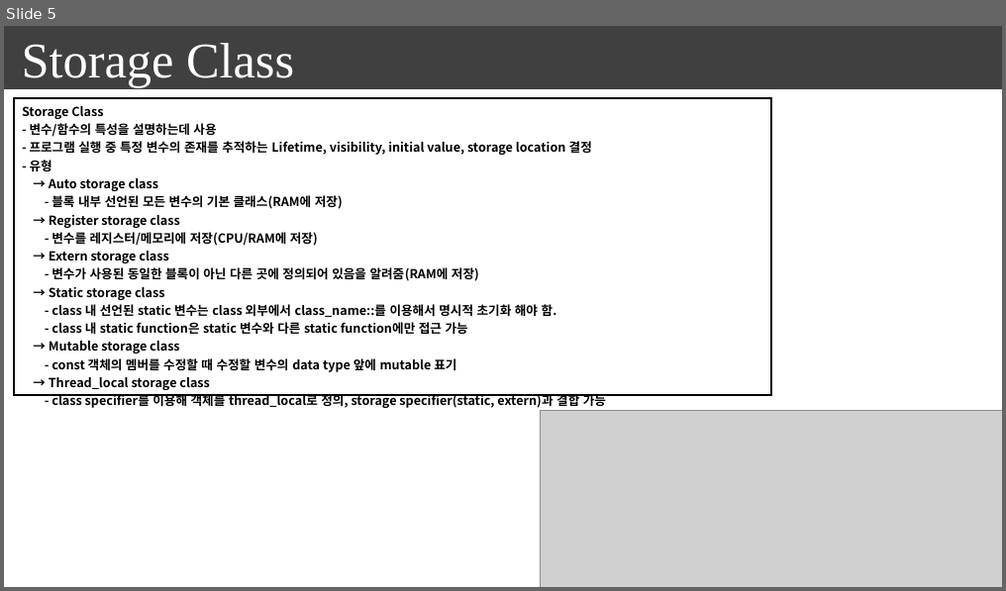
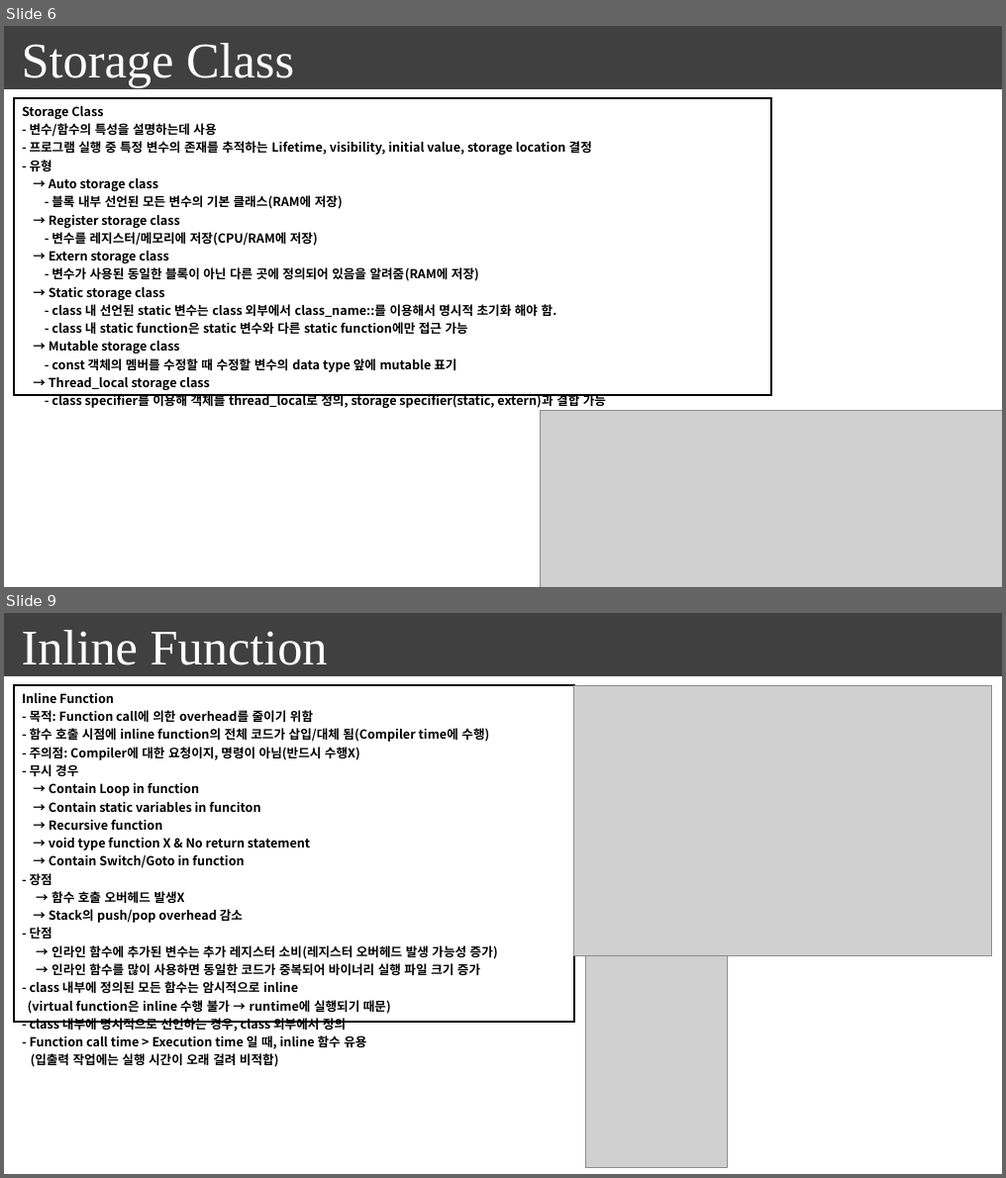
Before and after one commit to seonghokim/Study, a slide deck: everything in c++.pptx. Shown one above the other, each under a label of ours: slide 5 before the commit, slides 6 and 9 after it; the slides between them are not shown. The pictures are 1006x591 and 1006x1178 pixels, drawn with LibreOffice and Linux fonts; fonts in the diff are those of the drawing; grey boxes stand for pictures. Boxes give left, top, right and bottom in pixels: in the first picture for what was removed or moved away, otherwise in the second. Text is boxed around its words. In the diff, an @@ line names an element or a change of style, - is before the commit and + after.

```diff
--- a/everything in c++.pptx
+++ b/everything in c++.pptx
@@ slide 9 added at (4,613,1002,1174), background #FFFFFF; not listed: 1 template element that a slide beside it also shows @@
@@ text added at (22,630,328,665), 48 pt, text #FFFFFF @@
+Inline Function
@@ table added at (15,685,574,1071), 1 rows, 1 columns @@
+Inline Function / - 목적: Function call에 의한 overhead를 줄이기 위함 / - 함수 호출 시점에 inline function의 전체 코드가 삽입/대체 됨(Compiler time에 수행) / - 주의점: Compiler에 대한 요청이지, 명령이 아님(반드시 수행X) / - 무시 경우 / → Contain Loop in function / → Contain static variables in funciton / → Recursive function / → void type function X & No return statement / → Contain Switch/Goto in function / - 장점 / → 함수 호출 오버헤드 발생X / → Stack의 push/pop overhead 감소 / - 단점 / → 인라인 함수에 추가된 변수는 추가 레지스터 소비(레지스터 오버헤드 발생 가능성 증가) / → 인라인 함수를 많이 사용하면 동일한 코드가 중복되어 바이너리 실행 파일 크기 증가 / - class 내부에 정의된 모든 함수는 암시적으로 inline / (virtual function은 inline 수행 불가 → runtime에 실행되기 때문) / - class 내부에 명시적으로 선언하는 경우, class 외부에서 정의 / - Function call time > Execution time 일 때, inline 함수 유용 / (입출력 작업에는 실행 시간이 오래 걸려 비적합)
@@ picture added at (574,685,992,957) @@
@@ picture added at (586,956,728,1168) @@
@@ what was slide 5 is now slide 6 @@
```
Also in this commit, not shown: 1 slide changed, 5 other slides added, 2 other files.
